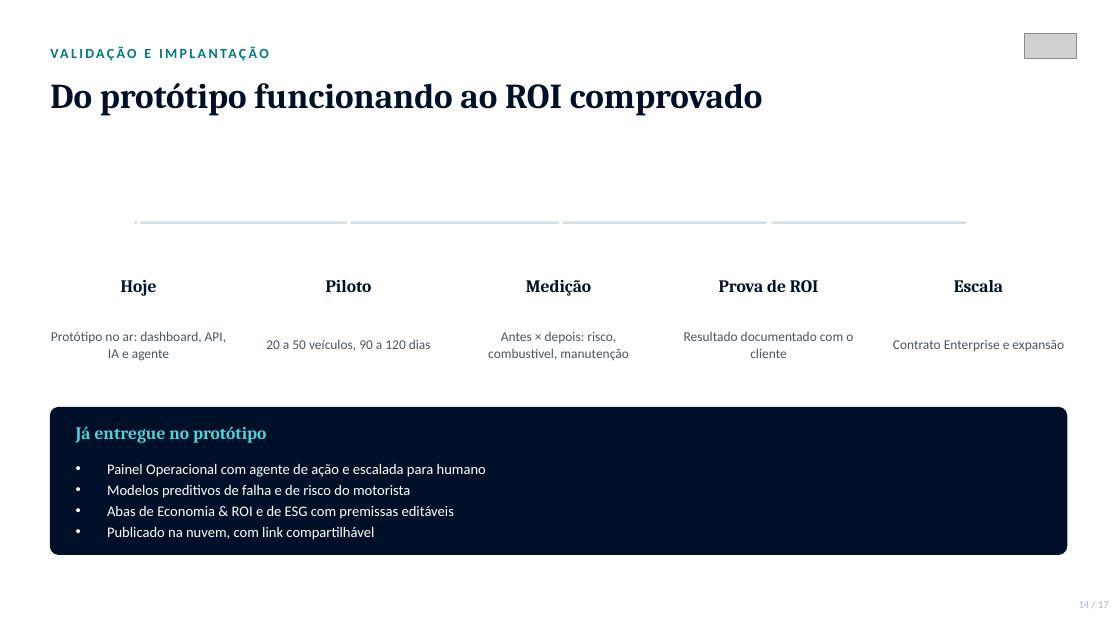
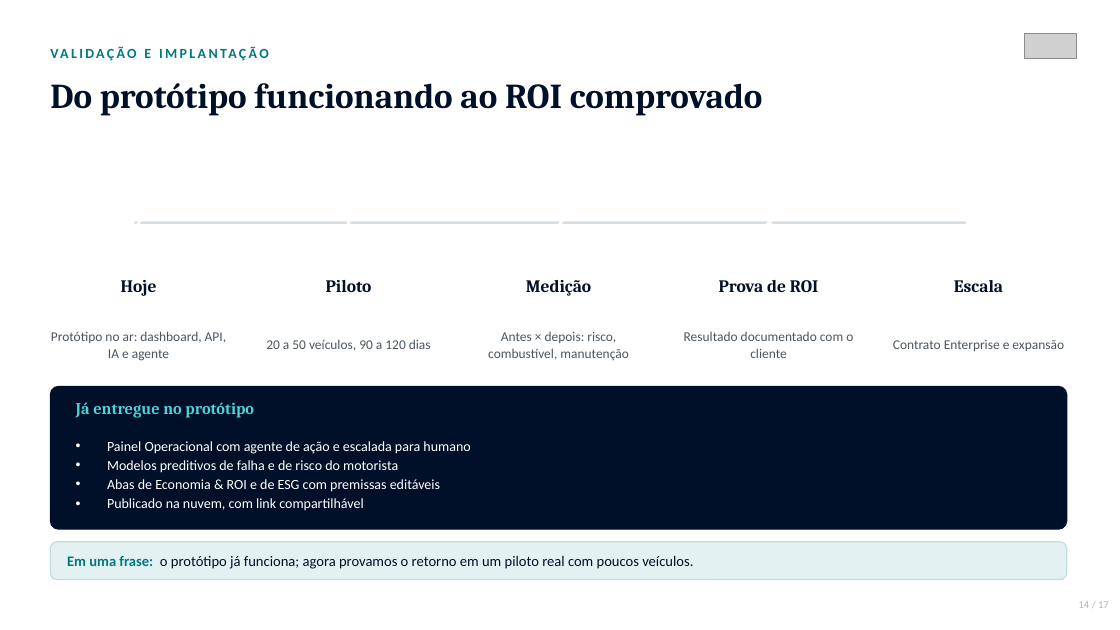
Before and after one commit to phdandrade-pixel/fleetmind-ai, a slide deck: slide 14 of pitch/FleetMind_AI_Apresentacao_Executiva.pptx. Drawn at 1120x630 pixels with LibreOffice and Linux fonts; fonts in the diff are those of the drawing; grey boxes stand for pictures. Boxes give left, top, right and bottom in pixels: in the first picture for what was removed or moved away, otherwise in the second. Text is boxed around its words. In the diff, an @@ line names an element or a change of style, - is before the commit and + after.

```diff
--- a/pitch/FleetMind_AI_Apresentacao_Executiva.pptx
+++ b/pitch/FleetMind_AI_Apresentacao_Executiva.pptx
@@ rounded rectangle: place and size @@
-rounded rectangle at [50, 408, 1067, 555]
+rounded rectangle at [50, 386, 1067, 529]
@@ rounded rectangle at [50, 386, 1067, 529]: proportions changed @@
@@ text "Já entregue no protótipo": place and size @@
-text "Já entregue no protótipo" at [76, 426, 266, 443]
+text "Já entregue no protótipo" at [76, 402, 254, 418]
@@ text "Já entregue no protótipo" at [76, 402, 254, 418]: size 15 to 14 pt @@
@@ text "Painel Operacional com agente de ...": place and size @@
-text "Painel Operacional com agente de ..." at [107, 464, 486, 540]
+text "Painel Operacional com agente de ..." at [107, 441, 470, 511]
@@ text "Painel Operacional com agente de ..." at [107, 441, 470, 511]: size 12.5 to 12 pt; less space between paragraphs @@
@@ rounded rectangle added at [50, 542, 1067, 580], fill #E3F1F2, outline #BFDCDF 1 pt @@
@@ text added at [67, 556, 693, 569], 12.5 pt, text #001028 @@
+Em uma frase: o protótipo já funciona; agora provamos o retorno em um piloto real com poucos veículos.
```
Also in this commit, not shown: 14 other slides changed, 1 other file.
